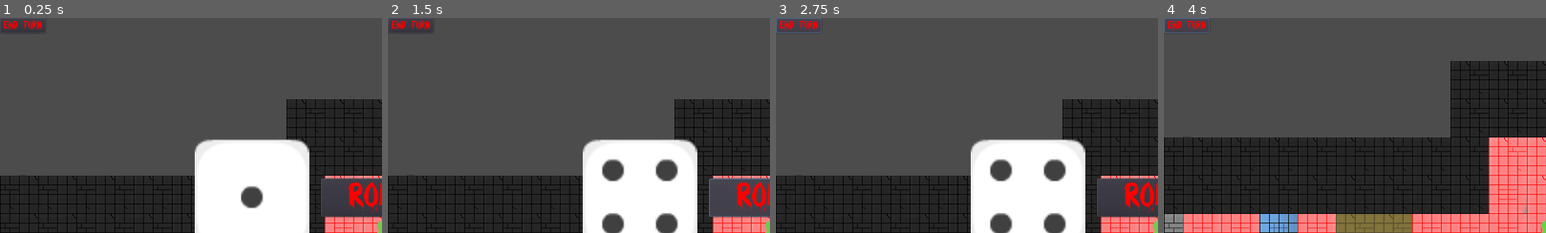
Above: before the commit, frames 1-4 (left to right).
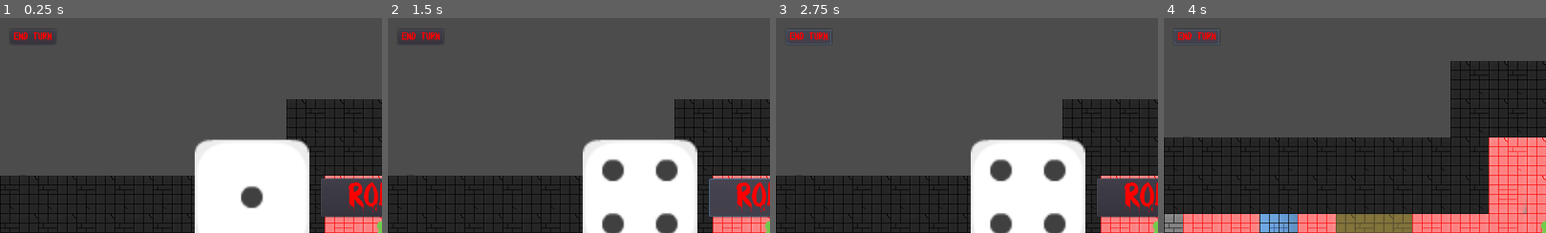
Above: after the commit, the same moments.

Repository: 44351-w22/protech-adaptation-game-sounds-good-studios
Game: Godot game, scene res://World.tscn
The game is run twice, just before and just after one commit, with the same random seed, the same clock (stepped at 60 frames per second) and the same inputs.
Inputs (mouse positions are % of the whole screen's width and height, from its top left):
- Up to frame 1 (0.25 s): no input
- Up to frame 2 (1.5 s): click (3, 38) at 0.52 s; click "ROLL" at 1.25 s
- Up to frame 3 (2.75 s): click "End Turn" at 2 s
- Up to frame 4 (4 s): tap Enter at 2.75 s; hold Right (ui_right) 2.78-3.53 s; hold Down (ui_down) from 3.53 s (still down)
The pictures show only the part of the screen within x 0-50%, y 0-50%; the shares and areas given below are measured in that part.

The runs differ from the first frame. In frame 1, 0.6% of the frame differs, in the area x 0-14%, y 1-12%; in frame 2, 0.6%; in frame 3, 0.7%, in the area x 0-15%, y 0-12%; in frame 4, 0.7%.

Commit message:
cleaned up ui, added keyboard shortcuts

Diff:
--- a/Dice_Roller.tscn
+++ b/Dice_Roller.tscn
@@ -7,6 +7,12 @@
 [sub_resource type="DynamicFont" id=1]
 size = 52
 font_data = ExtResource( 3 )
+
+[sub_resource type="InputEventAction" id=2]
+action = "ui_select"
+
+[sub_resource type="ShortCut" id=3]
+shortcut = SubResource( 2 )
 
 [node name="Dice_Roller" type="Control"]
 anchor_right = 1.0
@@ -37,6 +43,7 @@
 custom_colors/font_color_hover = Color( 1, 0, 0, 1 )
 custom_colors/font_color_pressed = Color( 1, 0, 0, 1 )
 custom_fonts/font = SubResource( 1 )
+shortcut = SubResource( 3 )
 text = "ROLL"
 __meta__ = {
 "_edit_use_anchors_": false
--- a/World.tscn
+++ b/World.tscn
@@ -9,6 +9,12 @@
 
 [sub_resource type="DynamicFont" id=1]
 font_data = ExtResource( 6 )
+
+[sub_resource type="InputEventAction" id=2]
+action = "end_turn"
+
+[sub_resource type="ShortCut" id=3]
+shortcut = SubResource( 2 )
 
 [node name="World" type="Node"]
 script = ExtResource( 4 )
@@ -43,14 +49,17 @@
 [node name="Dice_Roller" parent="CanvasLayer" instance=ExtResource( 5 )]
 
 [node name="EndTurn" type="Button" parent="CanvasLayer"]
-margin_right = 12.0
-margin_bottom = 20.0
+margin_left = 17.0
+margin_top = 19.0
+margin_right = 93.0
+margin_bottom = 44.0
 custom_colors/font_color_disabled = Color( 1, 0, 0, 1 )
 custom_colors/font_color_focus = Color( 1, 0, 0, 1 )
 custom_colors/font_color = Color( 1, 0, 0, 1 )
 custom_colors/font_color_hover = Color( 1, 0, 0, 1 )
 custom_colors/font_color_pressed = Color( 1, 0, 0, 1 )
 custom_fonts/font = SubResource( 1 )
+shortcut = SubResource( 3 )
 text = "End Turn"
 __meta__ = {
 "_edit_use_anchors_": false
--- a/project.godot
+++ b/project.godot
@@ -68,6 +68,11 @@
 "events": [ Object(InputEventKey,"resource_local_to_scene":false,"resource_name":"","device":0,"alt":false,"shift":false,"control":false,"meta":false,"command":false,"pressed":false,"scancode":82,"physical_scancode":0,"unicode":0,"echo":false,"script":null)
  ]
 }
+end_turn={
+"deadzone": 0.5,
+"events": [ Object(InputEventKey,"resource_local_to_scene":false,"resource_name":"","device":0,"alt":false,"shift":false,"control":false,"meta":false,"command":false,"pressed":false,"scancode":69,"physical_scancode":0,"unicode":0,"echo":false,"script":null)
+ ]
+}
 
 [physics]
 
Not shown: 1 places in Dice_Roller.tscn that only renumber resources
Not shown: 1 places in World.tscn that only renumber resources
